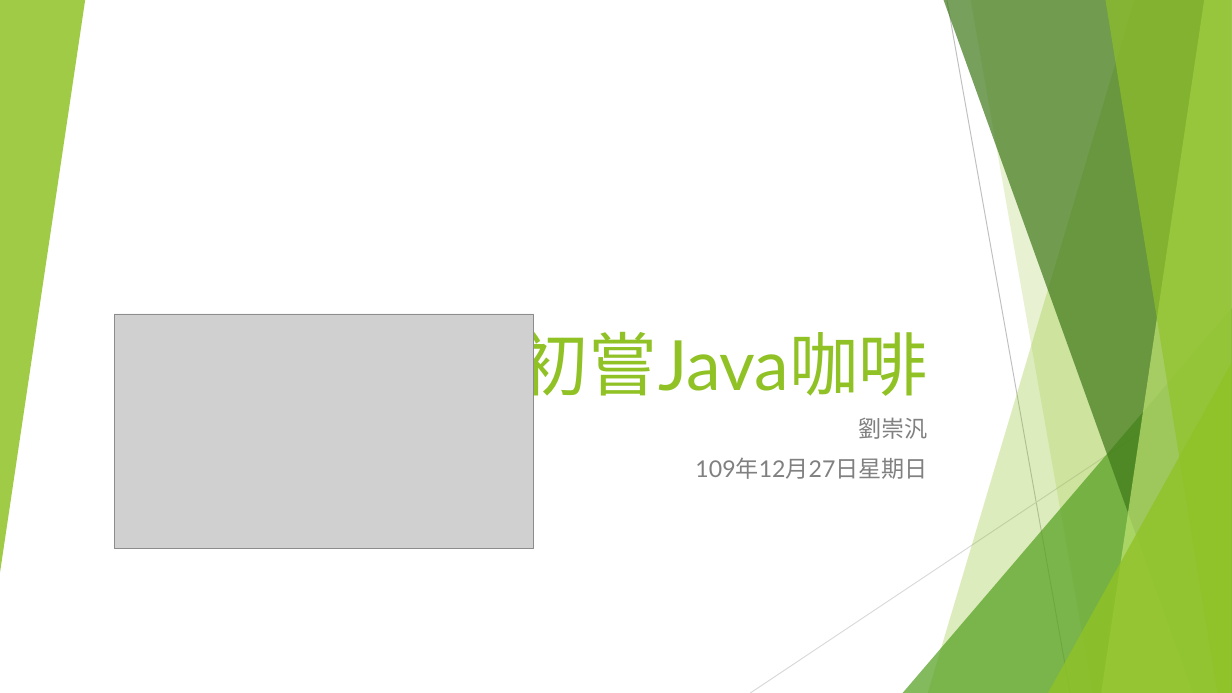
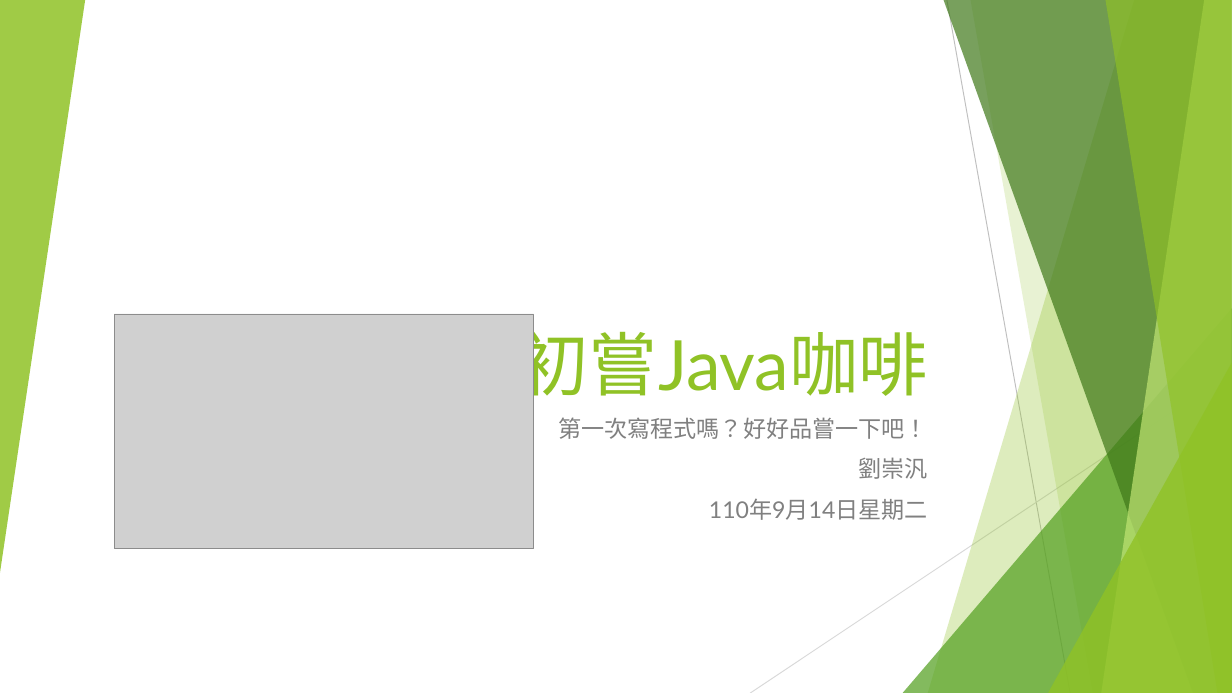
Before and after one commit to liulawsi/My_PPTs, a slide deck: slide 1 of LCC/Java/01_初嘗Java咖啡_HelloWorld.pptx. Drawn at 1232x693 pixels with LibreOffice and Linux fonts; fonts in the diff are those of the drawing; grey boxes stand for pictures. Boxes give left, top, right and bottom in pixels: in the first picture for what was removed or moved away, otherwise in the second. Text is boxed around its words. In the diff, an @@ line names an element or a change of style, - is before the commit and + after.

```diff
--- a/LCC/Java/01_初嘗Java咖啡_HelloWorld.pptx
+++ b/LCC/Java/01_初嘗Java咖啡_HelloWorld.pptx
@@ subtitle at (x1=558, y1=417, x2=928, y2=439): paragraph added @@
+第一次寫程式嗎？好好品嘗一下吧！
@@ subtitle at (x1=709, y1=499, x2=928, y2=520): text changed @@
-109年12月27日星期日
+110年9月14日星期二
```
Also in this commit, not shown: 5 other slides changed, 1 other file.
